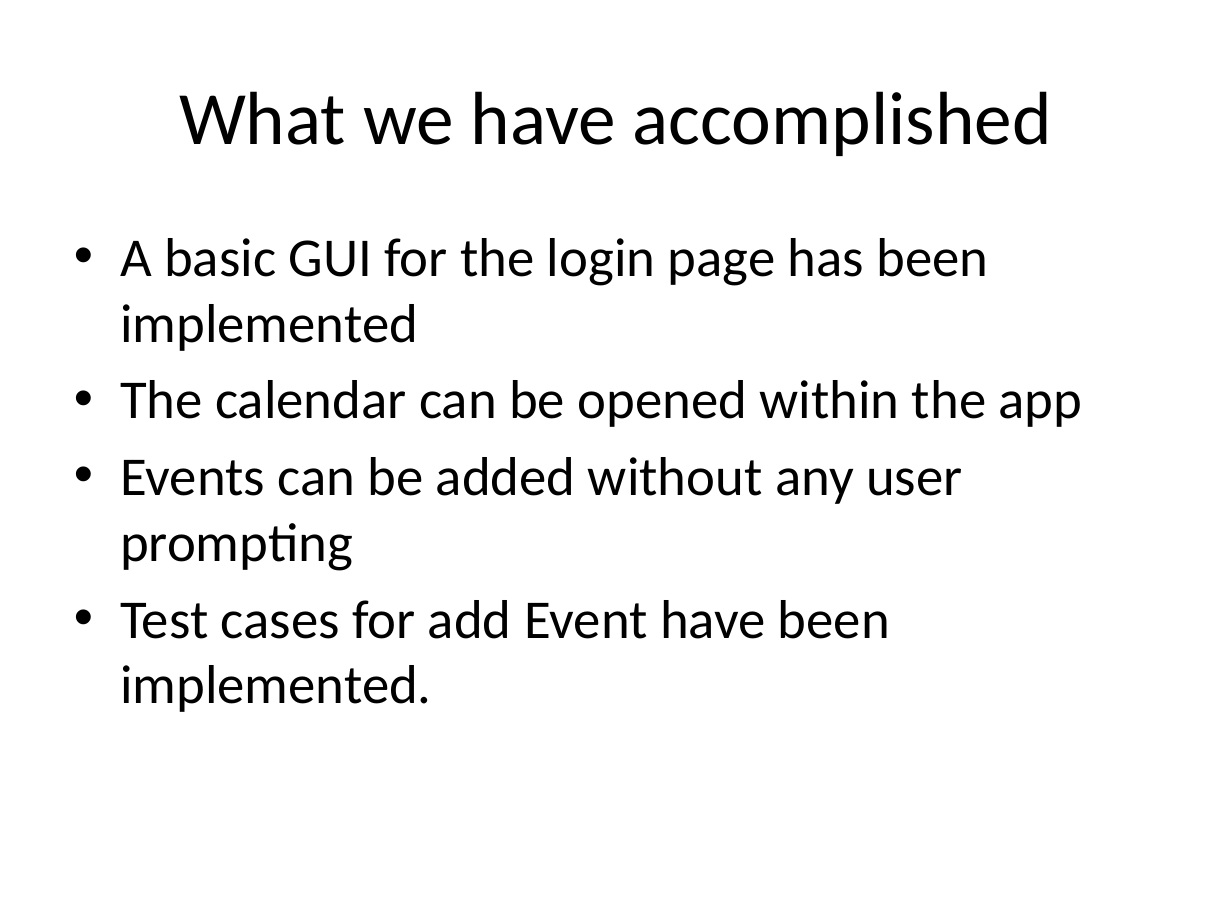
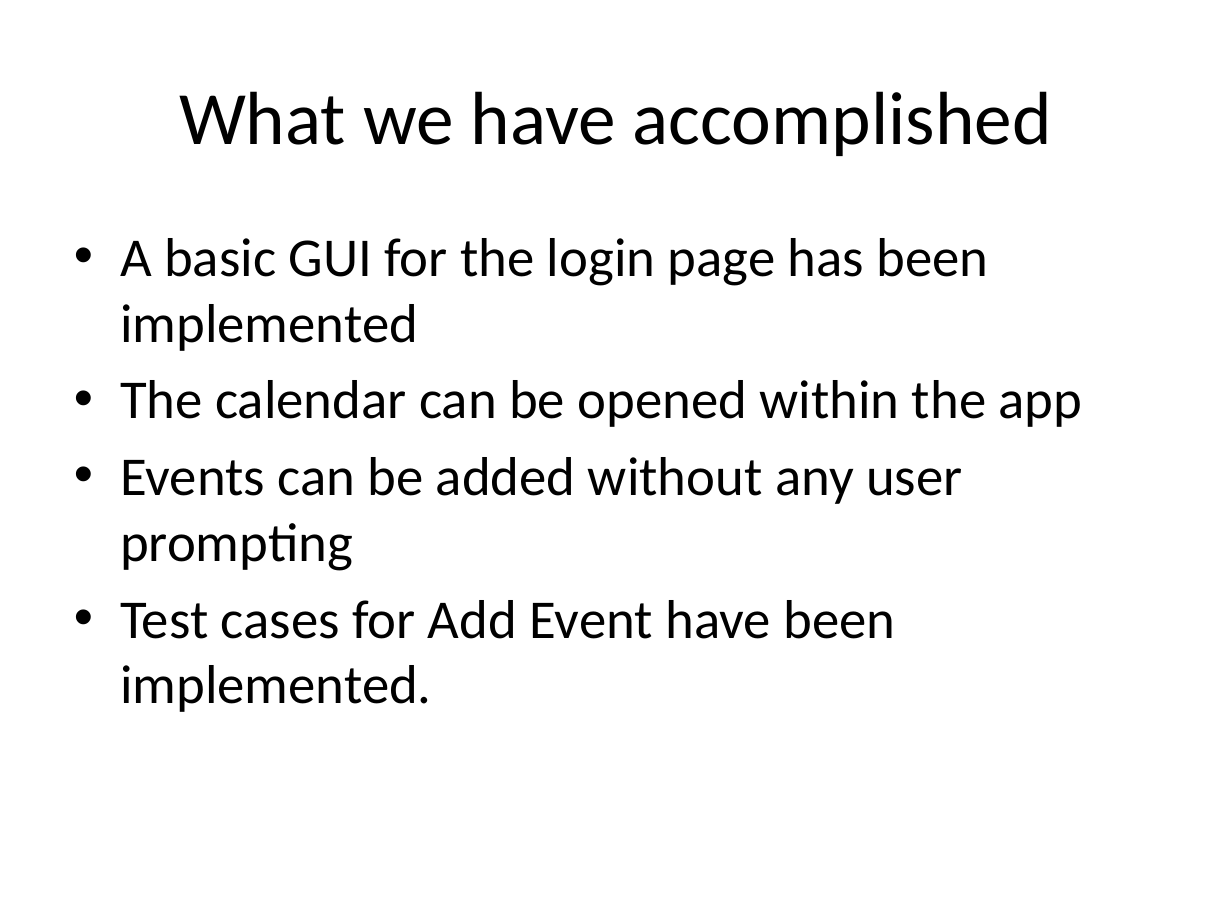
Before and after one commit to scurrymd/Software-Engineering, a slide deck: slide 7 of docs/UC Schedule App.pptx. Drawn at 1232x924 pixels with LibreOffice and Linux fonts; fonts in the diff are those of the drawing. Boxes give left, top, right and bottom in pixels: in the first picture for what was removed or moved away, otherwise in the second. Text is boxed around its words. In the diff, an @@ line names an element or a change of style, - is before the commit and + after.

```diff
--- a/docs/UC Schedule App.pptx
+++ b/docs/UC Schedule App.pptx
@@ text at (x1=120, y1=600, x2=895, y2=712): text changed @@
-• Test cases for add Event have been implemented.
+• Test cases for Add Event have been implemented.
```
Also in this commit, not shown: 12 other slides changed, 3 other files.
